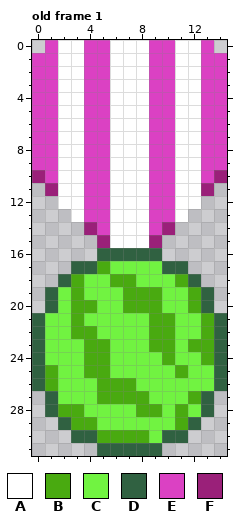
Pixel-art file, stored at ase/medals.ase. This is how it looked before the edit.
15x32 pixels, 1 frame. Shown: old frame 1. The commit also changed other frames, which this record leaves out.
Visible layers, top first: "Melon", "Gold", "Silver".
Palette (. is transparent): A #ffffff  B #49aa10  C #71f341  D #306141  E #db41c3  F #9a2079
Pixels before, old frame 1, first column x 0:
 0 .EAAEEAAAEEAAE.
 1 EEAAEEAAAEEAAEE
 2 EEAAEEAAAEEAAEE
 3 EEAAEEAAAEEAAEE
 4 EEAAEEAAAEEAAEE
 5 EEAAEEAAAEEAAEE
 6 EEAAEEAAAEEAAEE
 7 EEAAEEAAAEEAAEE
 8 EEAAEEAAAEEAAEE
 9 EEAAEEAAAEEAAEE
10 FEAAEEAAAEEAAEF
11 .FAAEEAAAEEAAF.
12 ..AAEEAAAEEAA..
13 ...AEEAAAEEA...
14 ....FEAAAEF....
15 .....FAAAF.....
16 .....DDDDD.....
17 ...DDBCCCCDD...
18 ..DBCCBBCCCBD..
19 .DCBCCCBBBCCBD.
20 .DCBBCCBBBCCBD.
21 DCCBCCCCCBBCCBD
22 DCCBBCCCCBBCCBD
23 DCCCBBCCCBBCBBD
24 DCCCBBCCCCBCCBD
25 DBCCBBCCCCCBCCD
26 DBCCCBBBCCCCCCD
27 .DCCCBBBBCCCBD.
28 .DBBCCCCBBCBCD.
29 ..DBBCCCCCCBD..
30 ...DDBBBBCDD...
31 .....DDDDD.....
After:
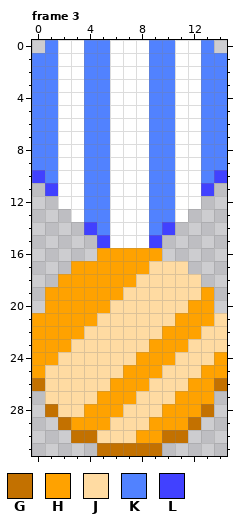
Colours new in this view: G #c37100  H #ffa200  J #ffdba2  K #5182ff  L #4141ff
A new or re-ordered frame is compared with the old frame closest to it.
Change:
frames 1 -> 5
layer "Medal" added
layer "Silver" removed
layer "Gold" removed
layer "Melon" removed
Changed rows in their new state; - is an unchanged pixel.
Frame 3 is new; against old frame 1, layer "Medal":
first column x 0:
 0 -K--KK---KK--K-
 1 KK--KK---KK--KK
 2 KK--KK---KK--KK
 3 KK--KK---KK--KK
 4 KK--KK---KK--KK
 5 KK--KK---KK--KK
 6 KK--KK---KK--KK
 7 KK--KK---KK--KK
 8 KK--KK---KK--KK
 9 KK--KK---KK--KK
10 LK--KK---KK--KL
11 -L--KK---KK--L-
12 ----KK---KK----
13 ----KK---KK----
14 ----LK---KL----
15 -----L---L-----
16 -----HHHHH-----
17 ---HHHHHHJJJ---
18 --HHHHHHJJJJJ--
19 -HHHHHHJJJJJJH-
20 -HHHHHJJJJJJHH-
21 HHHHHJJJJJJHHHJ
22 HHHHJJJJJJHHHJJ
23 HHHJJJJJJHHHJJJ
24 HHJJJJJJHHHJJJH
25 HJJJJJJHHHJJJHH
26 GJJJJJHHHJJJHHG
27 -JJJJHHHJJJHHH-
28 -GJJHHHJJJHHHG-
29 --GHHHJJJHHHG--
30 ---GGJJJHHGG---
31 -----GGGGG-----
Boxes around the changes in both pictures, in picture pixels (x1, y1, x2, y2):
changed: (32, 40, 227, 456)
